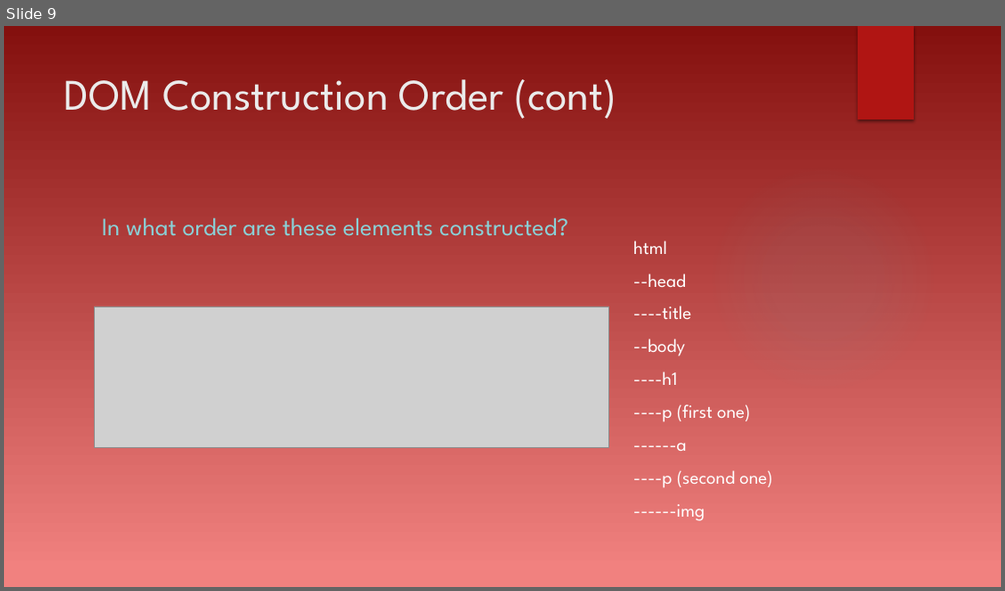
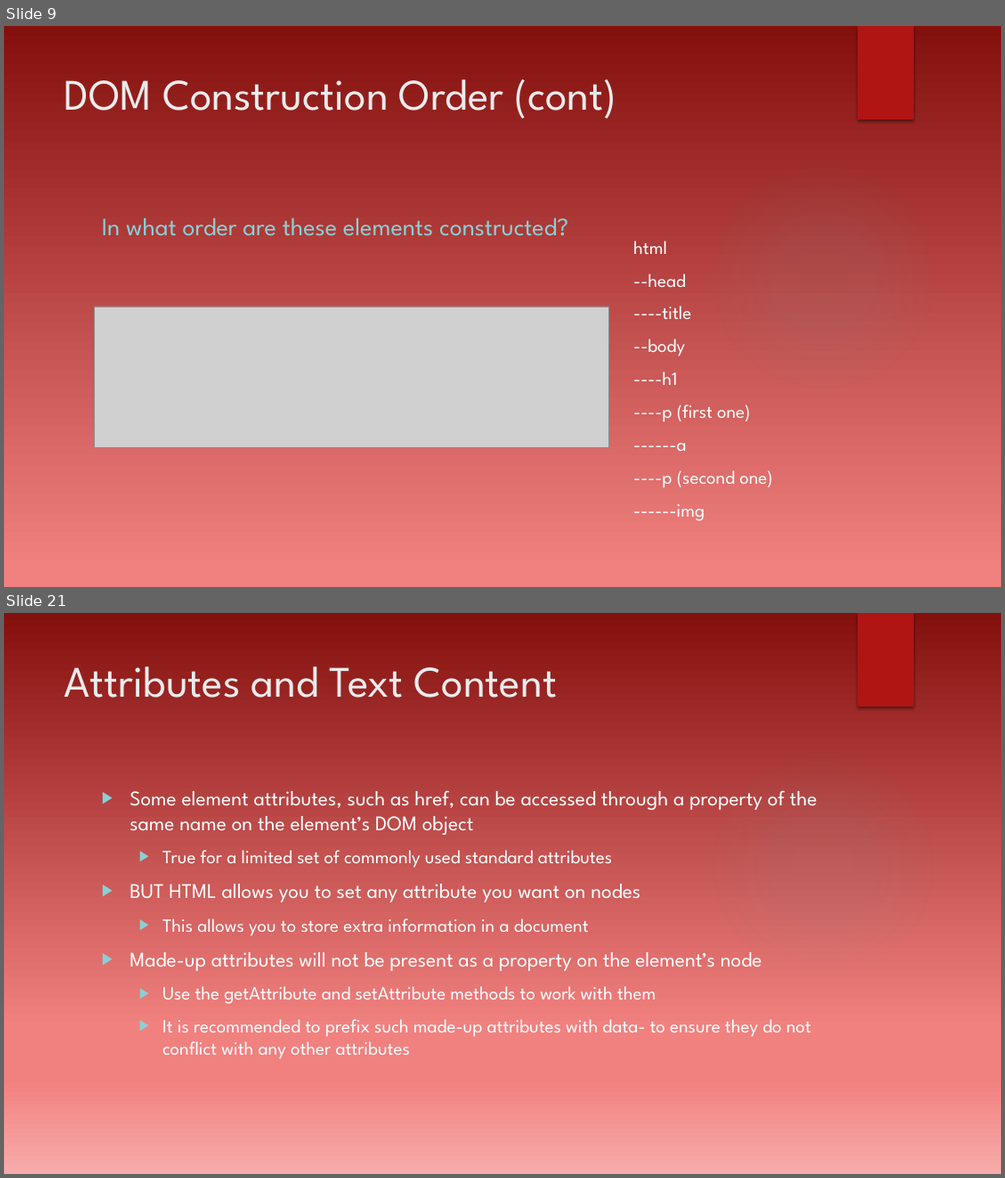
Before and after one commit to dtarvin/evening-work, a slide deck: document-object-model-presentation/Document Object Model.pptx. Shown one above the other, each under a label of ours: slide 9 before the commit, slides 9 and 21 after it; the slides between them are not shown. The pictures are 1005x591 and 1005x1178 pixels, drawn with LibreOffice and Linux fonts; fonts in the diff are those of the drawing; grey boxes stand for pictures; background and template pictures are left out. Boxes give left, top, right and bottom in pixels: in the first picture for what was removed or moved away, otherwise in the second. Text is boxed around its words. In the diff, an @@ line names an element or a change of style, - is before the commit and + after.

Commit message:
updated slides

```diff
--- a/document-object-model-presentation/Document Object Model.pptx
+++ b/document-object-model-presentation/Document Object Model.pptx
@@ slide 21 added at (4,613,1001,1174), background gradient #84100E to #F1817F to #F6ABAA; not listed: 2 template elements that a slide beside it also shows @@
@@ title added at (65,666,557,698), 42 pt, text #EBEBEB @@
+Attributes and Text Content
@@ text added at (129,790,817,1059), 18 pt, text #FFFFFF @@
+▶ Some element attributes, such as href, can be accessed through a property of the same name on the element’s DOM object
+  ▶ True for a limited set of commonly used standard attributes
+▶ BUT HTML allows you to set any attribute you want on nodes
+  ▶ This allows you to store extra information in a document
+▶ Made-up attributes will not be present as a property on the element’s node
+  ▶ Use the getAttribute and setAttribute methods to work with them
+  ▶ It is recommended to prefix such made-up attributes with data- to ensure they do not conflict with any other attributes
```
Also in this commit, not shown: 1 slide changed, 10 other slides added, 3 other files.
